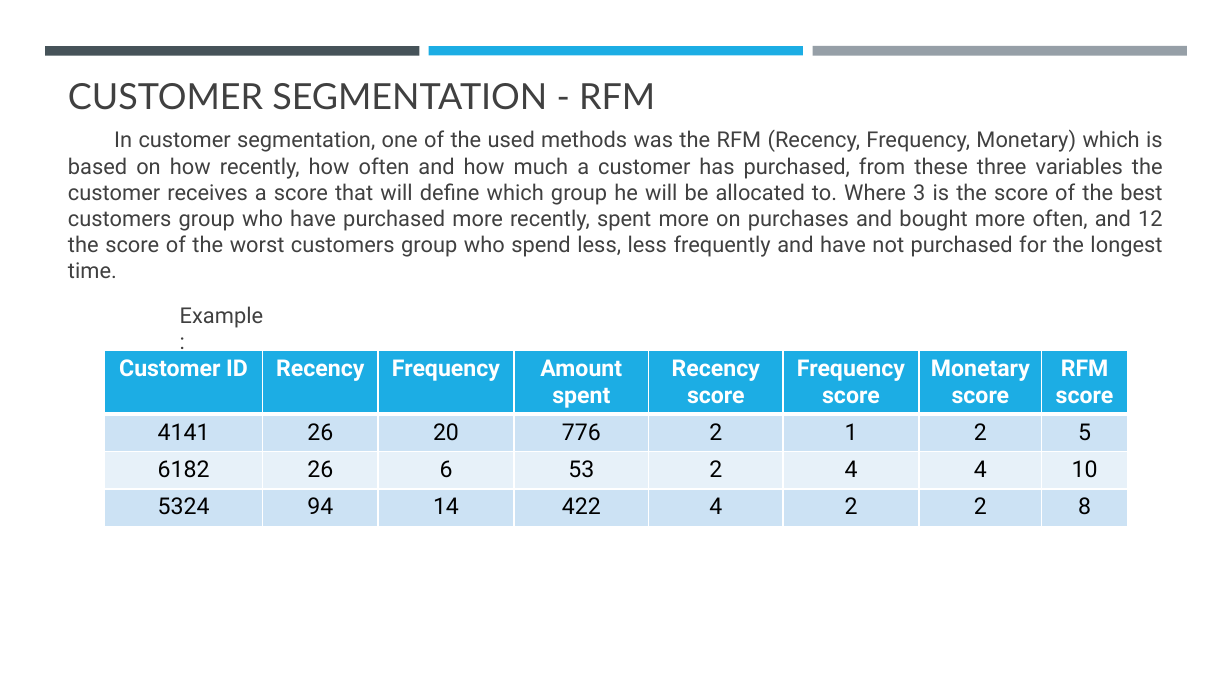
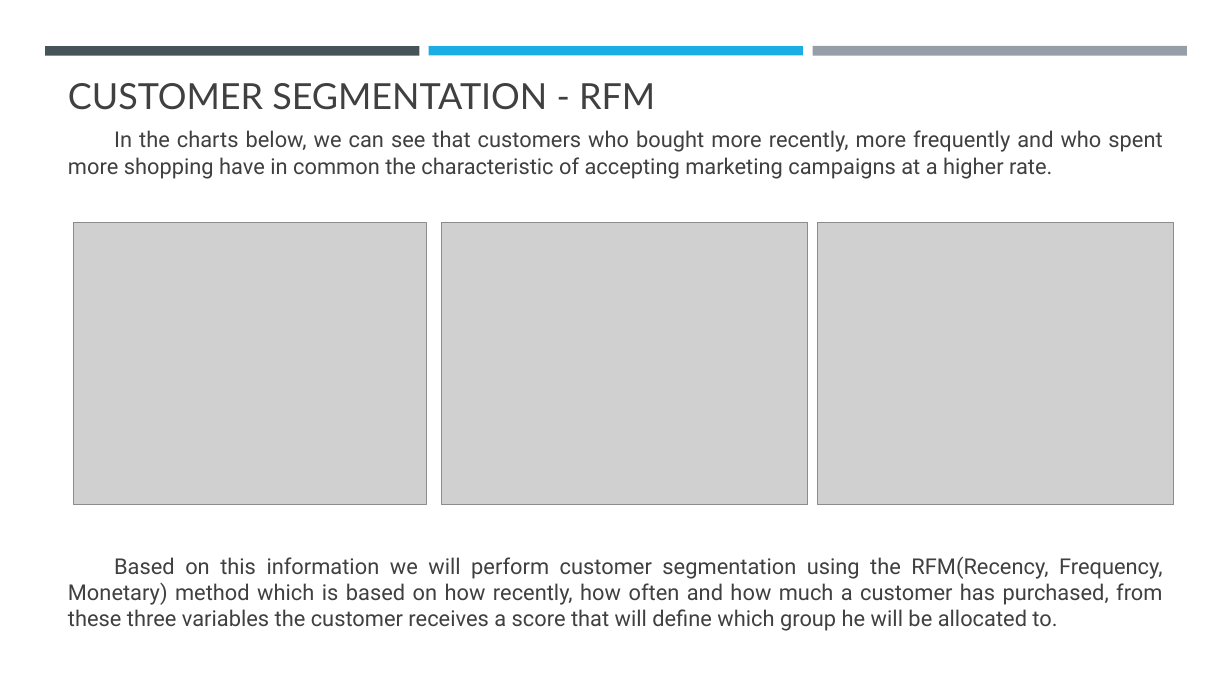
Before and after one commit to fpmacedo/ifood_data_analyst_test, a slide deck: slide 6 of iFood Data Business Analyst Case.pptx. Drawn at 1232x693 pixels with LibreOffice and Linux fonts; fonts in the diff are those of the drawing; grey boxes stand for pictures. Boxes give left, top, right and bottom in pixels: in the first picture for what was removed or moved away, otherwise in the second. Text is boxed around its words. In the diff, an @@ line names an element or a change of style, - is before the commit and + after.

```diff
--- a/iFood Data Business Analyst Case.pptx
+++ b/iFood Data Business Analyst Case.pptx
@@ text at bbox=[68, 130, 1162, 179]: text changed @@
-In customer segmentation, one of the used methods was the RFM (Recency, Frequency, Monetary) which is based on how recently, how often and how much a customer has purchased, from these three variables the customer receives a score that will define which group he will be allocated to. Where 3 is the score of the best customers group who have purchased more recently, spent more on purchases and bought more often, and 12 the score of the worst customers group who spend less, less frequently and have not purchased for the longest time.
+In the charts below, we can see that customers who bought more recently, more frequently and who spent more shopping have in common the characteristic of accepting marketing campaigns at a higher rate.
@@ picture added at bbox=[73, 222, 426, 505] @@
@@ picture added at bbox=[442, 222, 809, 505] @@
@@ picture added at bbox=[817, 223, 1174, 505] @@
@@ text removed at bbox=[180, 306, 263, 328] @@
-Example:
@@ table removed at bbox=[104, 350, 1127, 528], 4 rows, 8 columns @@
-Customer ID | Recency | Frequency | Amount spent | Recency score | Frequency score | Monetary score | RFM score
-4141 | 26 | 20 | 776 | 2 | 1 | 2 | 5
-6182 | 26 | 6 | 53 | 2 | 4 | 4 | 10
-5324 | 94 | 14 | 422 | 4 | 2 | 2 | 8
@@ text added at bbox=[68, 556, 1163, 631], 17 pt, text #404040 @@
+Based on this information we will perform customer segmentation using the RFM(Recency, Frequency, Monetary) method which is based on how recently, how often and how much a customer has purchased, from these three variables the customer receives a score that will define which group he will be allocated to.
```
Also in this commit, not shown: 5 other slides changed, 2 slides added, 1 slide removed, 1 other file.
